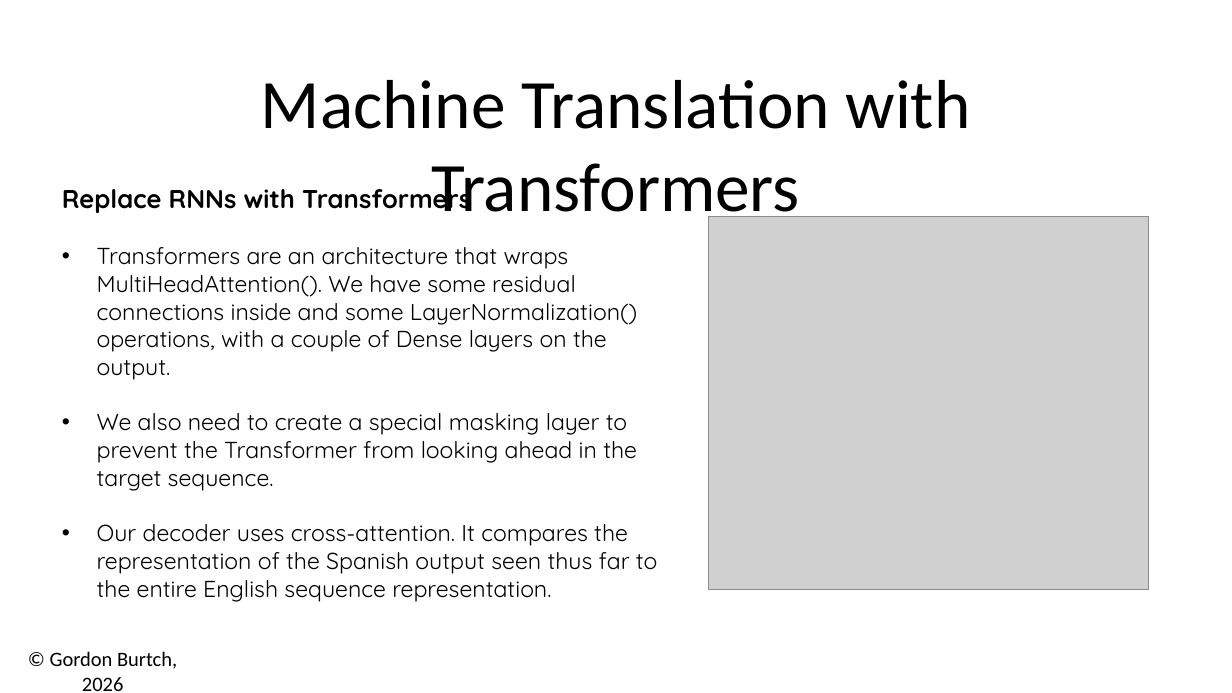
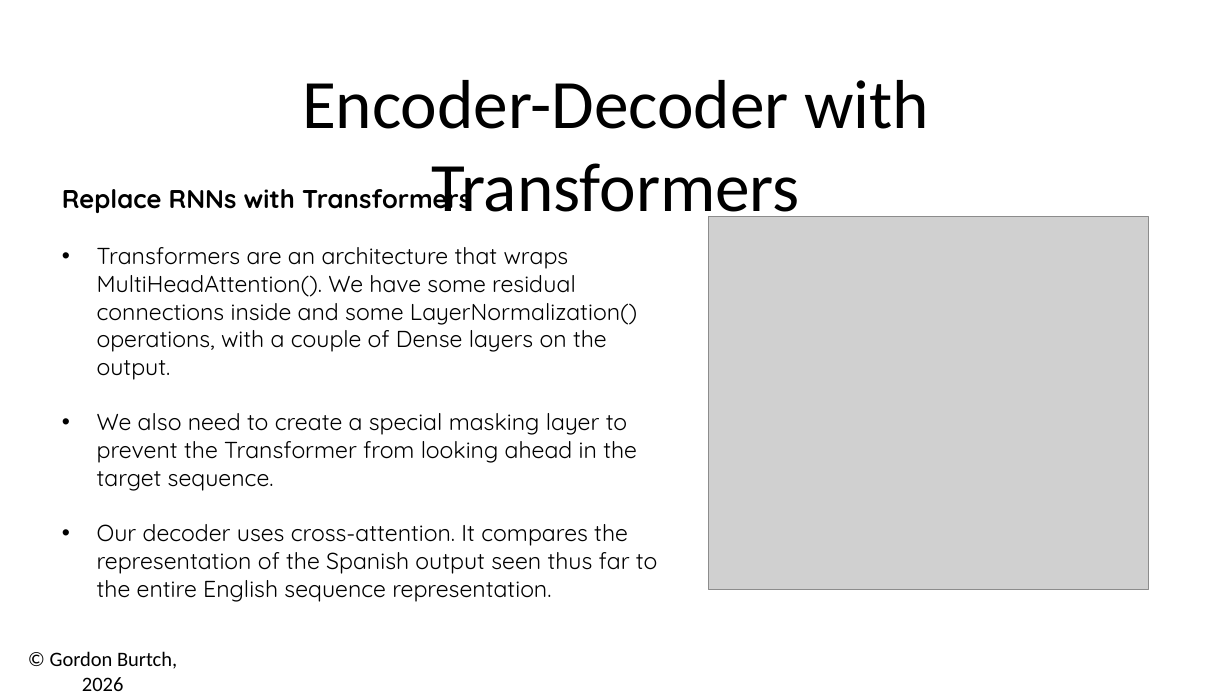
Before and after one commit to gburtch/BA510-2026, a slide deck: slide 4 of Week 10/10 - Generative Text Models.pptx. Drawn at 1232x693 pixels with LibreOffice and Linux fonts; fonts in the diff are those of the drawing; grey boxes stand for pictures. Boxes give left, top, right and bottom in pixels: in the first picture for what was removed or moved away, otherwise in the second. Text is boxed around its words. In the diff, an @@ line names an element or a change of style, - is before the commit and + after.

```diff
--- a/Week 10/10 - Generative Text Models.pptx
+++ b/Week 10/10 - Generative Text Models.pptx
@@ text at <box>302,80,929,228</box>: text changed @@
-Machine Translation with Transformers
+Encoder-Decoder with Transformers
```
Also in this commit, not shown: 2 other slides changed, 1 slide added, 2 slides removed, 5 other files.
